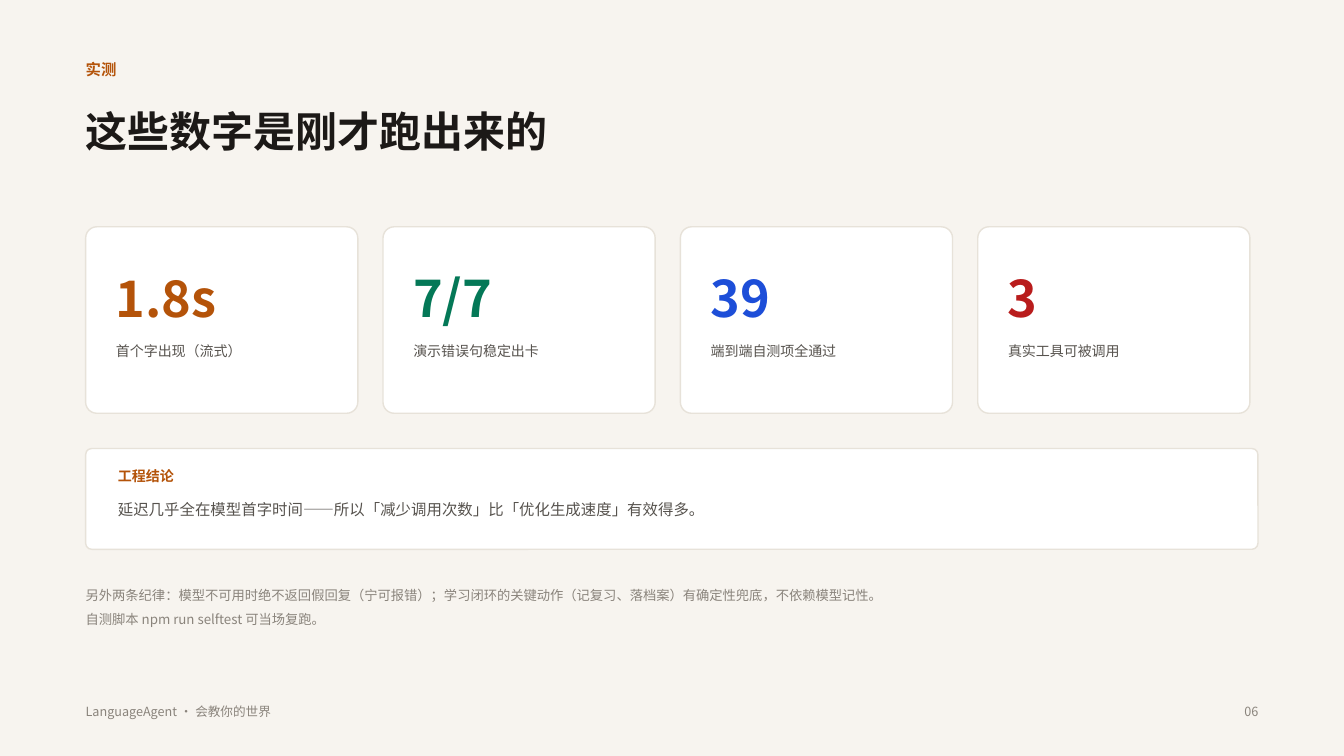
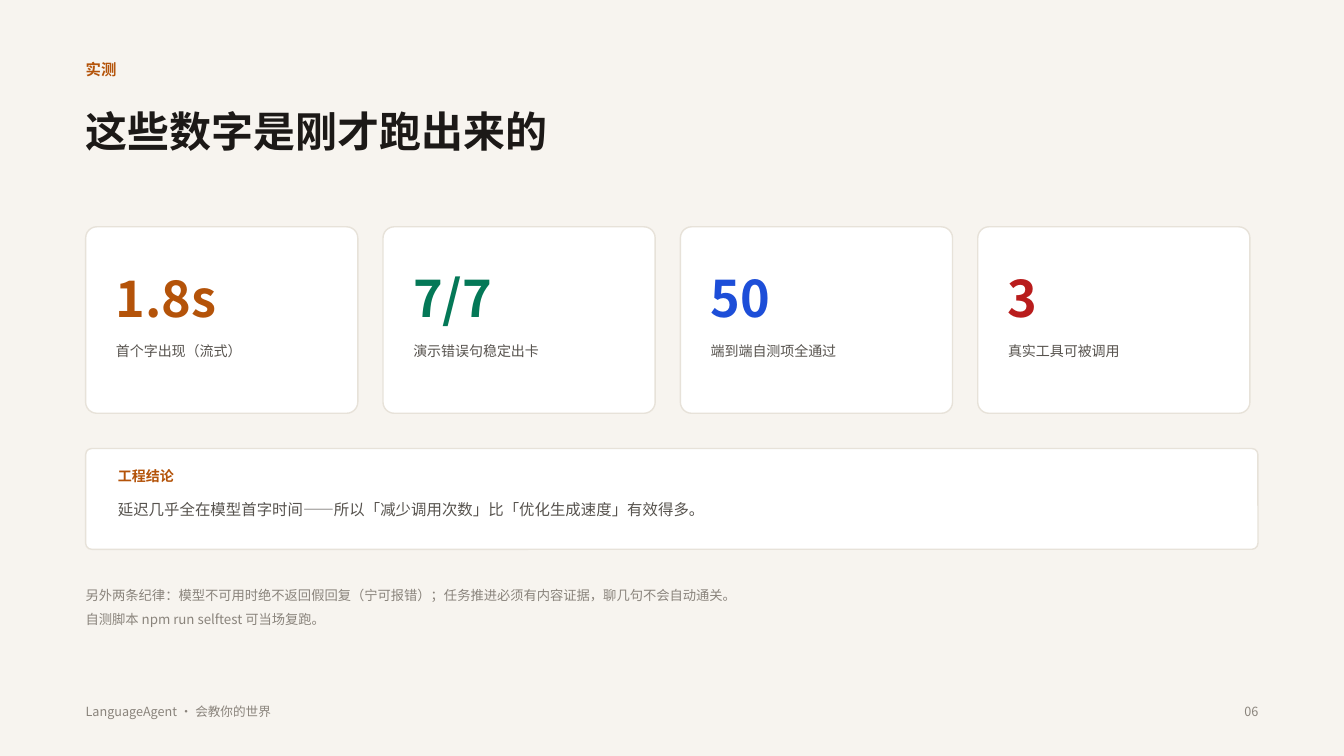
Before and after one commit to LilyW-hub/LanguageAgent, a slide deck: slide 6 of docs/pitch/LanguageAgent_黑客松路演_4min.pptx. Drawn at 1344x756 pixels with LibreOffice and Linux fonts; fonts in the diff are those of the drawing. Boxes give left, top, right and bottom in pixels: in the first picture for what was removed or moved away, otherwise in the second. Text is boxed around its words. In the diff, an @@ line names an element or a change of style, - is before the commit and + after.

Commit message:
docs: 4 分钟脚本与 PPT 跟上新叙事（鼓励开口 / 任务准入 / 回收）
- 4min-script.md 重写：爆点从「它怎么纠错」改为「它让你敢说、并记住你说过什么」
  新增「两句无关的话任务卡不动」的现场演示，问答补「任务是不是自动完成 / 会不会打击用户」
- PPT 第 4 页演示步骤改为 7 步（含糊开口被接住 → 任务不动 → 真正点单才推进）
- PPT 第 6 页自测数 39 → 50，结论补「任务推进必须有内容证据」
- README 新增三节：纠错分级 / 薄弱点回收 / 任务推进的准入

```diff
--- a/docs/pitch/LanguageAgent_黑客松路演_4min.pptx
+++ b/docs/pitch/LanguageAgent_黑客松路演_4min.pptx
@@ text at [711,279,770,318]: text changed @@
-39
+50
@@ text at [86,589,736,602]: text changed @@
-另外两条纪律：模型不可用时绝不返回假回复（宁可报错）；学习闭环的关键动作（记复习、落档案）有确定性兜底，不依赖模型记性。
+另外两条纪律：模型不可用时绝不返回假回复（宁可报错）；任务推进必须有内容证据，聊几句不会自动通关。
```
Also in this commit, not shown: 1 other slide changed, 3 other files.
